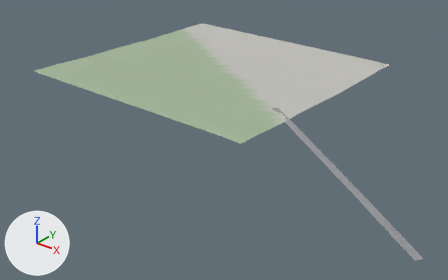
The glTF model game/world/tile_-10_-6.glb as it was, and as the next commit left it.
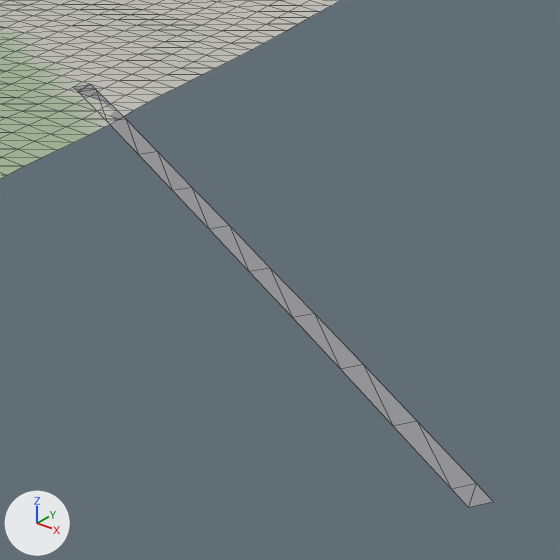
Each version is shown whole from a 50 mm camera at (-2053.0, 946.0, 262.0) aimed at (-2373.0, 1346.0, 14.0), then close up on the part from 55% to 100% of the width and 27% to 100% of the height. Arrows for +X, +Y and +Z are at lower left; the lights stay in place. The last two pictures show the newer version. The close-ups show mesh edges as thin lines. Where no turn or scale is listed for an object, it has been applied to the vertices.

Objects in the first close-up: 'roads', 'terrain'.
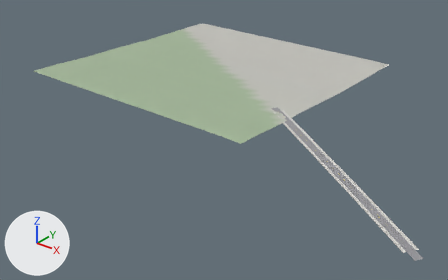
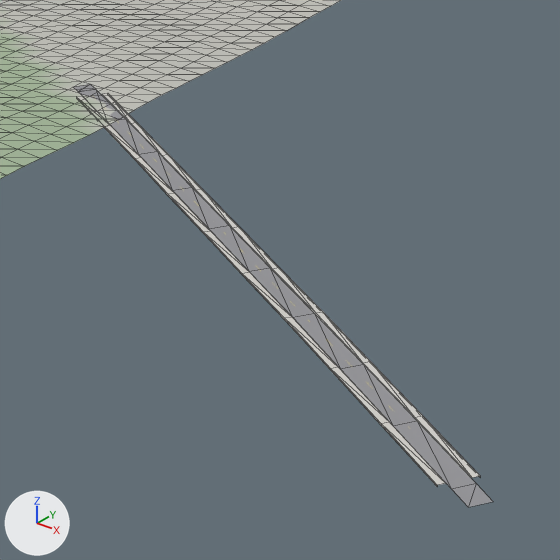
Patch to the scene script:
```diff
--- a/game/world/tile_-10_-6.glb.py
+++ b/game/world/tile_-10_-6.glb.py
@@ me_sidewalks @@
+me_sidewalks.from_pydata(...)  # 80 vertices, 108 faces; spans x -2323.0..-2150.0, y 1239.0..1357.0, z 48.0..54.0
+me_sidewalks.materials.append(mat_defaultmaterial_001)
@@ ob_sidewalks @@
+ob_sidewalks = bpy.data.objects.new('sidewalks', me_sidewalks)
+ob_sidewalks.location = (0.0, 0.0, 0.0)
```

Changed parts and their boxes [x1, y1, x2, y2] in the close-ups (560 x 560 px):
'sidewalks', added
    after: [77, 93, 480, 486]
